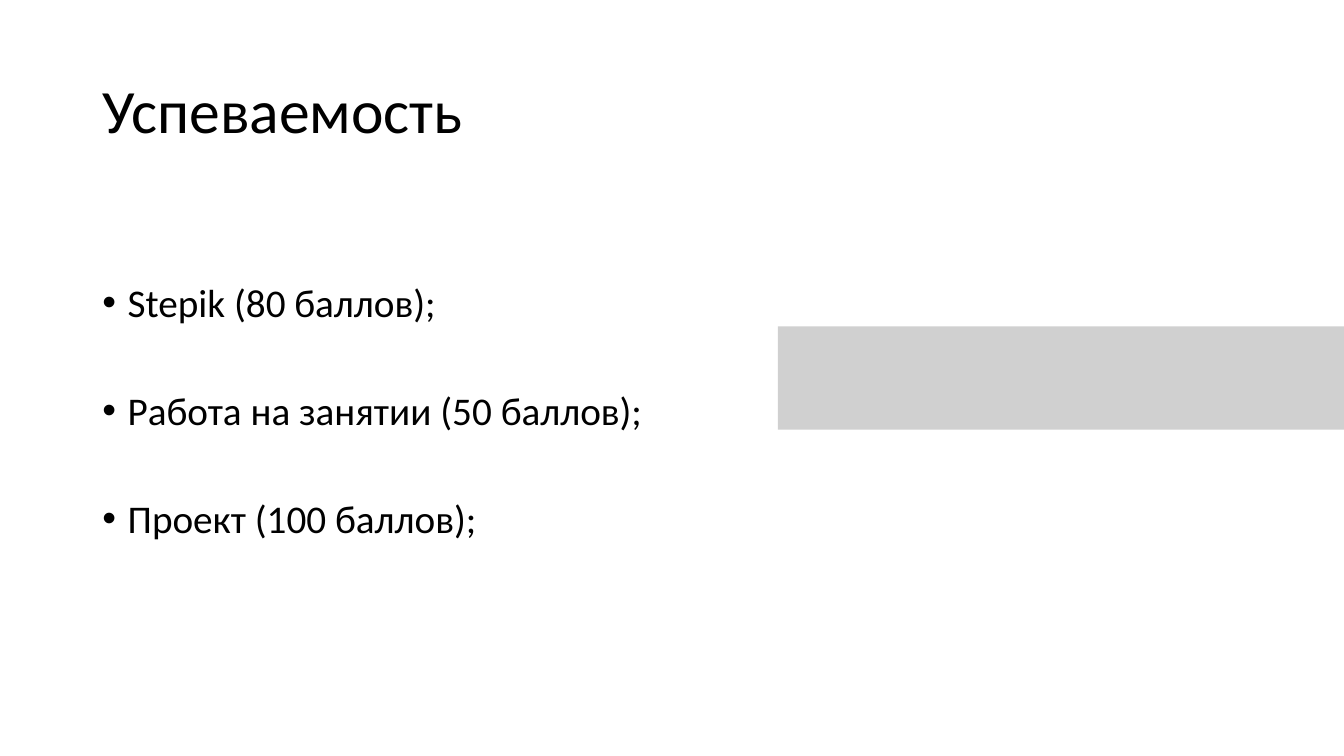
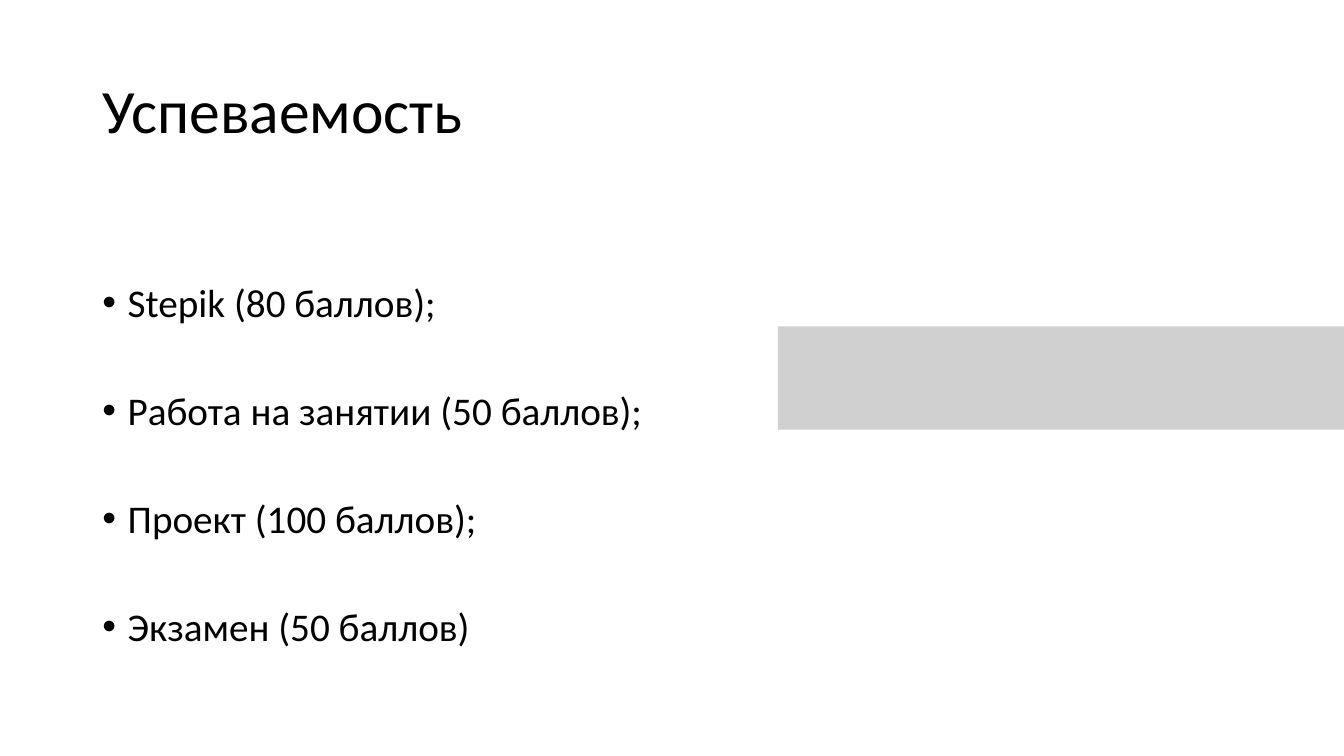
Before and after one commit to PedagogicEducationMIPT/Presentations, a slide deck: slide 8 of intro/Введение.pptx. Drawn at 1344x756 pixels with LibreOffice and Linux fonts; fonts in the diff are those of the drawing; grey boxes stand for pictures. Boxes give left, top, right and bottom in pixels: in the first picture for what was removed or moved away, otherwise in the second. Text is boxed around its words. In the diff, an @@ line names an element or a change of style, - is before the commit and + after.

```diff
--- a/intro/Введение.pptx
+++ b/intro/Введение.pptx
@@ text at (128, 612, 470, 647): paragraph added @@
+• Экзамен (50 баллов)
```
Also in this commit, not shown: 5 other slides changed, 1 slide added, 43 other files.
